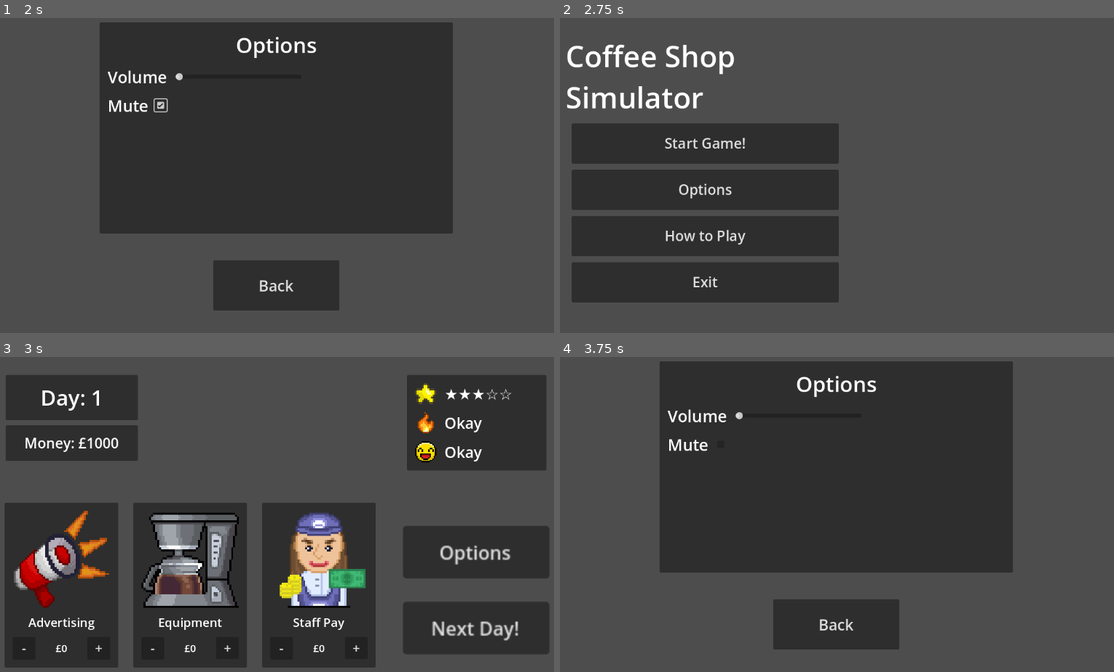
Above: before the commit, frames 1-4 (two rows, left to right).
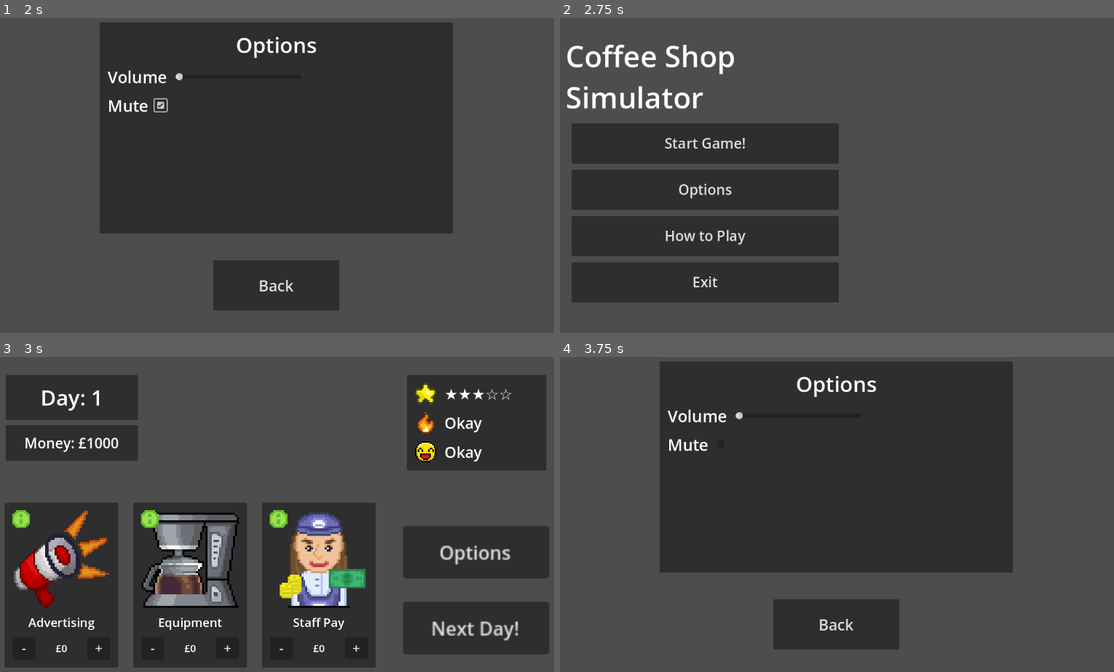
Above: after the commit, the same moments.

Repository: GravyFin/coffee-shop-simulator
Game: Godot game, scene res://scenes/main_menu.tscn
The game is run twice, just before and just after one commit, with the same random seed, the same clock (stepped at 60 frames per second) and the same inputs.
Inputs (mouse positions are in pixels of both pictures, inside the frame that each line leads up to):
- Up to frame 1 (2 s): click "Options" at 0.5 s; click (160, 106) at 1.25 s
- Up to frame 2 (2.75 s): click "Back" at 2 s
- Up to frame 3 (3 s): click "Start Game!" at 2.75 s
- Up to frame 4 (3.75 s): click "Options" at 3.5 s

Frames 1-2 are identical in both runs. In frame 3, 0.5% of the frame differs, in the area x 2-52%, y 48-55%; in frame 4, nothing differs.

Commit message:
Added background music and more information
A free-use mp3 track was implemented that acts as background music for the project, working with the already-in-place audio system. Also, additional information has been added in the form of tooltips, which convey information about a certain section of the game when the user would hover over it with the mouse.

Diff:
--- a/project.godot
+++ b/project.godot
@@ -18,3 +18,8 @@
 [autoload]
 
 GameManager="*res://scripts/game_manager.gd"
+MusicPlayer="*res://scenes/music_player.tscn"
+
+[gui]
+
+timers/tooltip_delay_sec=0.2
--- a/scenes/allocation_menu.tscn
+++ b/scenes/allocation_menu.tscn
@@ -6,6 +6,7 @@
 [ext_resource type="Texture2D" uid="uid://06oe1fiigjg0" path="res://assets/smile_icon.png" id="3_32lxx"]
 [ext_resource type="Texture2D" uid="uid://do8ujuy3t0277" path="res://assets/megaphone_icon.png" id="4_vo4r5"]
 [ext_resource type="Texture2D" uid="uid://bgyk6lpoxsqle" path="res://assets/equipment_icon.png" id="5_32lxx"]
+[ext_resource type="Texture2D" uid="uid://bpwe6mghr2v86" path="res://assets/Info icon.png" id="6_nkip6"]
 [ext_resource type="Texture2D" uid="uid://dwlo5umwnetwj" path="res://assets/staff_icon.png" id="6_nxf4a"]
 
 [node name="Control" type="Control"]
@@ -82,6 +83,9 @@
 [node name="QualityIcon" type="TextureRect" parent="AssetPanel/MarginContainer/GridContainer"]
 texture_filter = 1
 layout_mode = 2
+tooltip_text = "This is your Coffee Quality!
+The higher the quality of your coffee,
+the more money people will pay for it!"
 texture = ExtResource("1_21jpx")
 expand_mode = 2
 
@@ -93,6 +97,11 @@
 [node name="PopIcon" type="TextureRect" parent="AssetPanel/MarginContainer/GridContainer"]
 texture_filter = 1
 layout_mode = 2
+tooltip_text = "This is your shop's Popularity!
+This shows how popular your shop is.
+Low popularity means not a lot of people
+know about your shop and high
+popularity means a lot of people do!"
 texture = ExtResource("2_vo4r5")
 expand_mode = 4
 stretch_mode = 5
@@ -105,6 +114,10 @@
 [node name="StaffIcon" type="TextureRect" parent="AssetPanel/MarginContainer/GridContainer"]
 texture_filter = 1
 layout_mode = 2
+tooltip_text = "This is you Staff Happiness!
+Your staff will become happier if you
+pay them more, which means they
+will work harder for you!"
 texture = ExtResource("3_32lxx")
 expand_mode = 2
 
@@ -179,6 +192,28 @@
 theme_override_font_sizes/font_size = 26
 text = "+"
 
+[node name="InfoLayer" type="Control" parent="OptionsPanel/AdvertisingPanel"]
+layout_mode = 2
+mouse_filter = 2
+
+[node name="InfoIcon" type="TextureRect" parent="OptionsPanel/AdvertisingPanel/InfoLayer"]
+texture_filter = 1
+custom_minimum_size = Vector2(10, 10)
+layout_mode = 0
+offset_left = 15.0
+offset_top = 15.0
+offset_right = 25.0
+offset_bottom = 25.0
+scale = Vector2(3.5, 3.5)
+tooltip_text = "This is advertising!
+It's how people find out about you and
+your coffee shop!
+Spending money on advertising means
+you will hace more customers!"
+texture = ExtResource("6_nkip6")
+expand_mode = 1
+stretch_mode = 3
+
 [node name="EquipmentPanel" type="PanelContainer" parent="OptionsPanel"]
 custom_minimum_size = Vector2(225, 310)
 layout_mode = 2
@@ -236,6 +271,28 @@
 theme_override_font_sizes/font_size = 26
 text = "+"
 
+[node name="InfoLayer" type="Control" parent="OptionsPanel/EquipmentPanel"]
+layout_mode = 2
+mouse_filter = 2
+
+[node name="InfoIcon" type="TextureRect" parent="OptionsPanel/EquipmentPanel/InfoLayer"]
+texture_filter = 1
+custom_minimum_size = Vector2(10, 10)
+layout_mode = 0
+offset_left = 15.0
+offset_top = 15.0
+offset_right = 25.0
+offset_bottom = 25.0
+scale = Vector2(3.5, 3.5)
+tooltip_text = "This is Equipment!
+This is what you use to make your
+coffee!
+Spending money on equipmetn
+means your coffee will taste better!"
+texture = ExtResource("6_nkip6")
+expand_mode = 1
+stretch_mode = 3
+
 [node name="StaffPayPanel" type="PanelContainer" parent="OptionsPanel"]
 custom_minimum_size = Vector2(225, 310)
 layout_mode = 2
@@ -292,6 +349,27 @@
 size_flags_vertical = 4
 theme_override_font_sizes/font_size = 26
 text = "+"
+
+[node name="InfoLayer" type="Control" parent="OptionsPanel/StaffPayPanel"]
+layout_mode = 2
+mouse_filter = 2
+
+[node name="InfoIcon" type="TextureRect" parent="OptionsPanel/StaffPayPanel/InfoLayer"]
+texture_filter = 1
+custom_minimum_size = Vector2(10, 10)
+layout_mode = 0
+offset_left = 15.0
+offset_top = 15.0
+offset_right = 25.0
+offset_bottom = 25.0
+scale = Vector2(3.5, 3.5)
+tooltip_text = "This is Staff Pay!
+This is what makes you staff work hard!
+Spending money of staff pay makes
+your staff happier and harder workers!"
+texture = ExtResource("6_nkip6")
+expand_mode = 1
+stretch_mode = 3
 
 [node name="Options+EndButtons" type="MarginContainer" parent="."]
 layout_mode = 0
--- /dev/null
+++ b/scenes/music_player.tscn
@@ -0,0 +1,9 @@
+[gd_scene load_steps=2 format=3 uid="uid://bg6vn8wtcckll"]
+
+[ext_resource type="Script" uid="uid://w570paacg5rw" path="res://scripts/music.gd" id="1_ql6qh"]
+
+[node name="Node" type="Node"]
+script = ExtResource("1_ql6qh")
+
+[node name="Music" type="AudioStreamPlayer" parent="."]
+autoplay = true
--- a/scenes/options_menu.tscn
+++ b/scenes/options_menu.tscn
@@ -63,6 +63,7 @@
 layout_mode = 2
 size_flags_horizontal = 2
 size_flags_vertical = 4
+step = 5.0
 
 [node name="MuteSettings" type="HBoxContainer" parent="OptionsPanel/MarginContainer/VBoxContainer"]
 layout_mode = 2
--- a/scripts/game_manager.gd
+++ b/scripts/game_manager.gd
@@ -26,6 +26,6 @@
 	staff_happiness = 50
 
 # === AUDIO SETTINGS ===
-var volume: float = 1.0
+var volume: float = 0.1
 var is_muted: bool = false
 var previous_scene: String = ""
--- /dev/null
+++ b/scripts/music.gd
@@ -0,0 +1,6 @@
+extends Node
+
+@onready var music = $Music
+
+func _ready():
+	process_mode = Node.PROCESS_MODE_ALWAYS
--- a/scripts/options_menu.gd
+++ b/scripts/options_menu.gd
@@ -20,11 +20,13 @@
 
 # === UPDATE AUDIO SETTINGS ===
 func update_audio():
+	var bus_index = AudioServer.get_bus_index("Master")
+
 	if GameManager.is_muted:
-		AudioServer.set_bus_volume_db(0, -80) # effectively mute
+		AudioServer.set_bus_volume_db(bus_index, -80) # effectively mute
 	else:
 		var db = linear_to_db(GameManager.volume)
-		AudioServer.set_bus_volume_db(0, db)
+		AudioServer.set_bus_volume_db(bus_index, db)
 
 func _on_back_button_pressed():
 	if GameManager.previous_scene != "":
Binary file added: assets/Info icon.png
Not shown, added: assets/Info icon.png.import
Not shown, added: audio/The-Ice-Cream-Man.mp3.import
Not shown, added: audio/The-Ice-Cream-Man_LoFi.mp3.import
Not shown: 1 places in scenes/allocation_menu.tscn that only renumber resources
Not shown, added: scripts/music.gd.uid
Not shown, added: audio/The-Ice-Cream-Man.mp3
Not shown, added: audio/The-Ice-Cream-Man_LoFi.mp3
